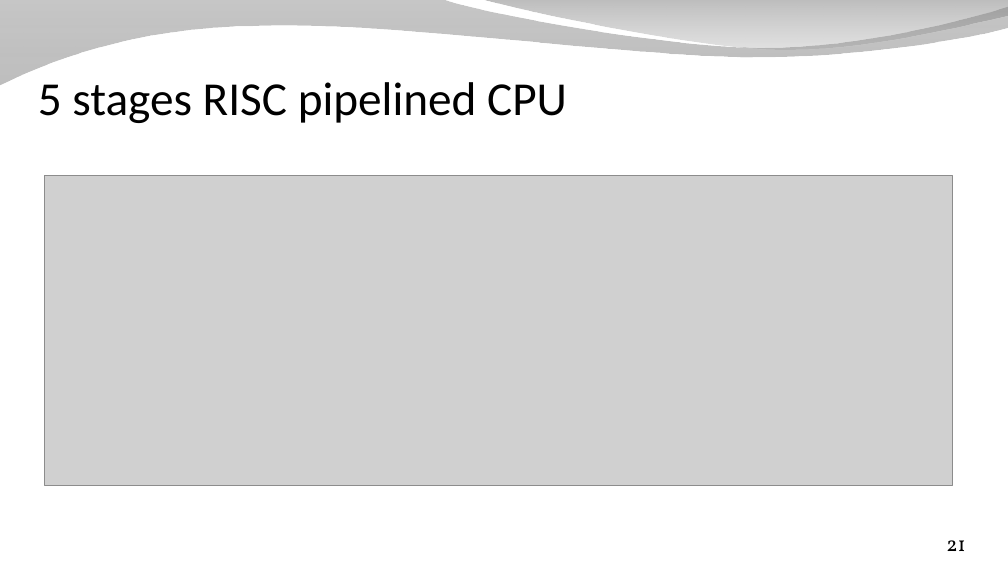
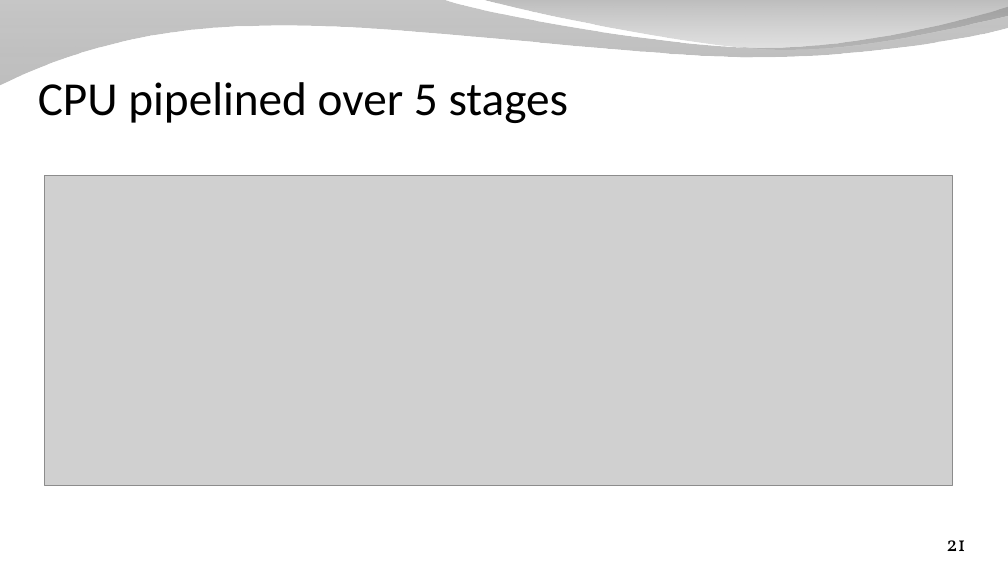
Before and after one commit to SpinalHDL/SpinalDoc, a slide deck: slide 21 of presentation/en/presentation_eth.odp. Drawn at 1008x567 pixels with LibreOffice and Linux fonts; fonts in the diff are those of the drawing; grey boxes stand for pictures; background and template pictures are left out. Boxes give left, top, right and bottom in pixels: in the first picture for what was removed or moved away, otherwise in the second. Text is boxed around its words. In the diff, an @@ line names an element or a change of style, - is before the commit and + after.

```diff
--- a/presentation/en/presentation_eth.odp
+++ b/presentation/en/presentation_eth.odp
@@ title at (x1=38, y1=82, x2=569, y2=123): text changed @@
-5 stages RISC pipelined CPU
+CPU pipelined over 5 stages
```
Also in this commit, not shown: 3 other slides changed, 2 other files.
